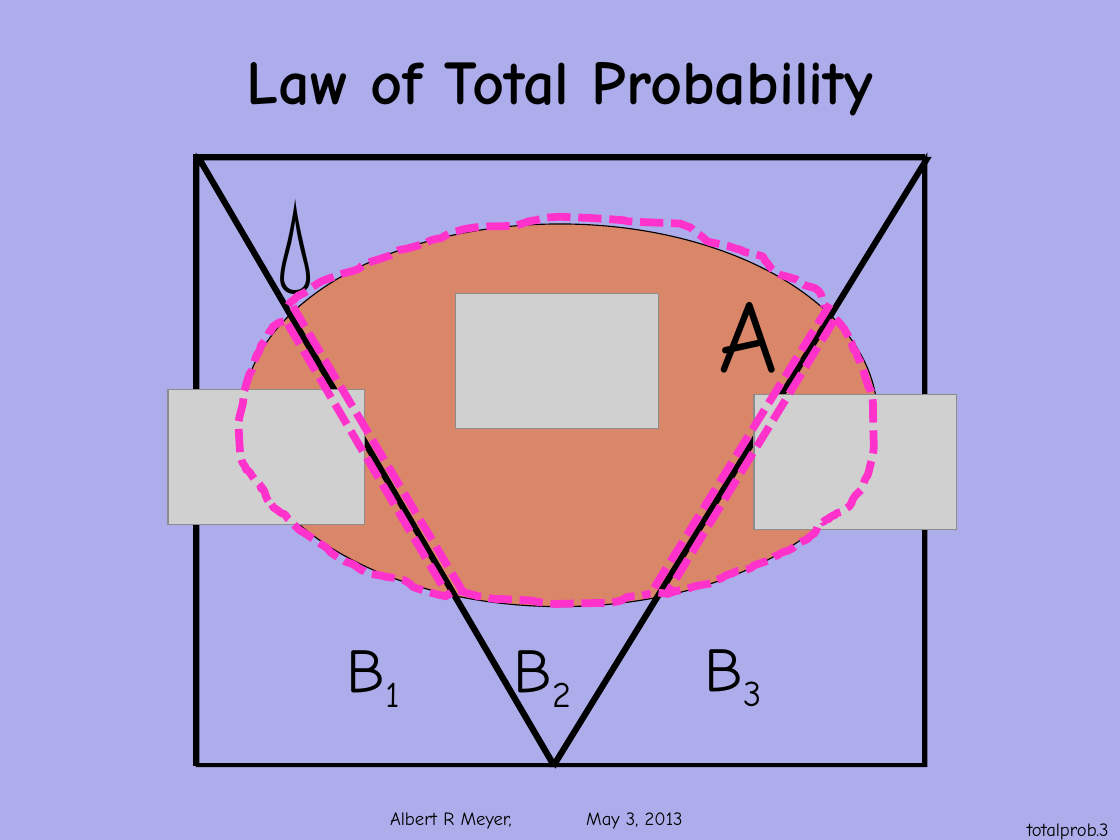
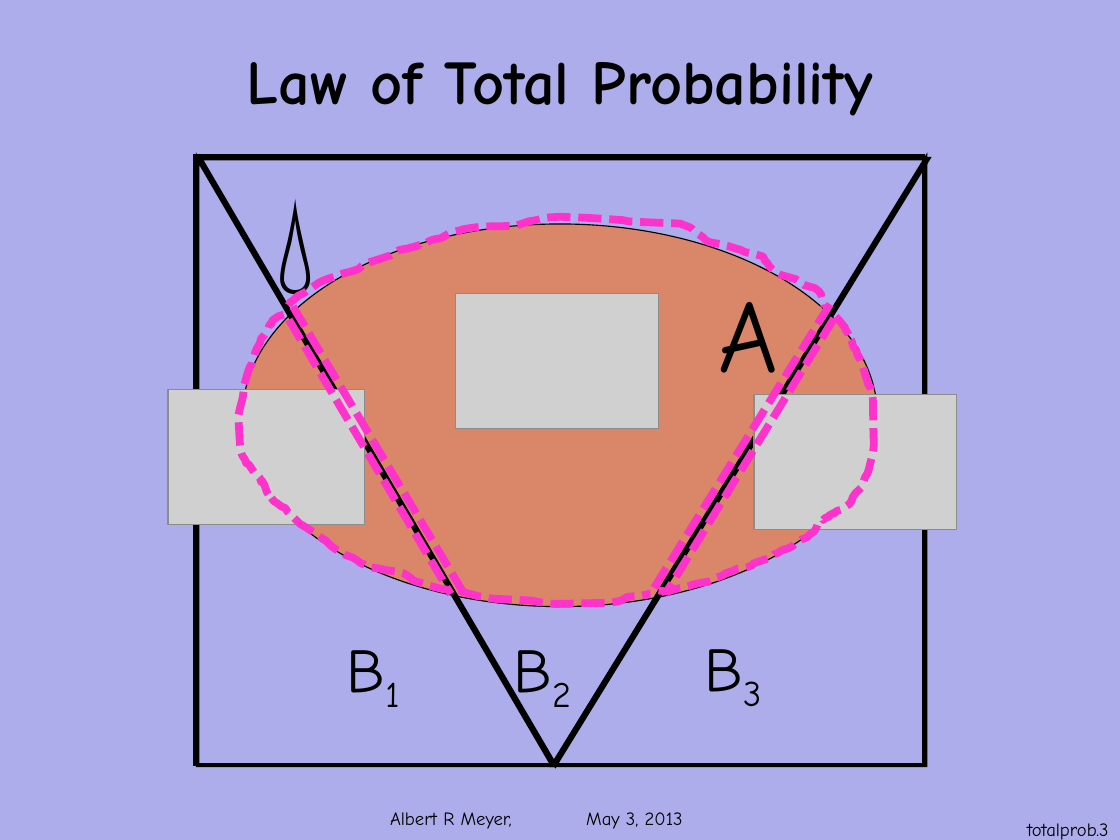
Before and after one commit to armeyer/mcs_web, a slide deck: slide 3 of spring13/slides13/prob-total.pptx. Drawn at 1120x840 pixels with LibreOffice and Linux fonts; fonts in the diff are those of the drawing; grey boxes stand for pictures; background and template pictures are left out. Boxes give left, top, right and bottom in pixels: in the first picture for what was removed or moved away, otherwise in the second. Text is boxed around its words. In the diff, an @@ line names an element or a change of style, - is before the commit and + after.

Commit message:
edit prob-conditional prob-total.pptx

```diff
--- a/spring13/slides13/prob-total.pptx
+++ b/spring13/slides13/prob-total.pptx
@@ freeform shape: place and size @@
-freeform shape at (239, 321, 448, 596)
+freeform shape at (239, 315, 448, 589)
@@ line moved from (288, 324) - (449, 598) to (289, 319) - (450, 594) @@
@@ freeform shape at (659, 317, 876, 591): outline redrawn @@
```
Also in this commit, not shown: 2 other slides changed, 1 slide added, 1 other file.
